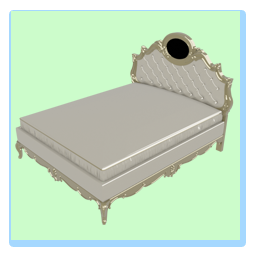
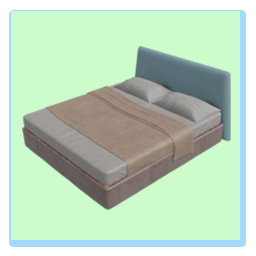
Comparing the layer stacks of the two 256 × 256 images. Changes:
renamed "Layer 4" to "Layer 5", painted on it over [15, 32, 234, 225]
